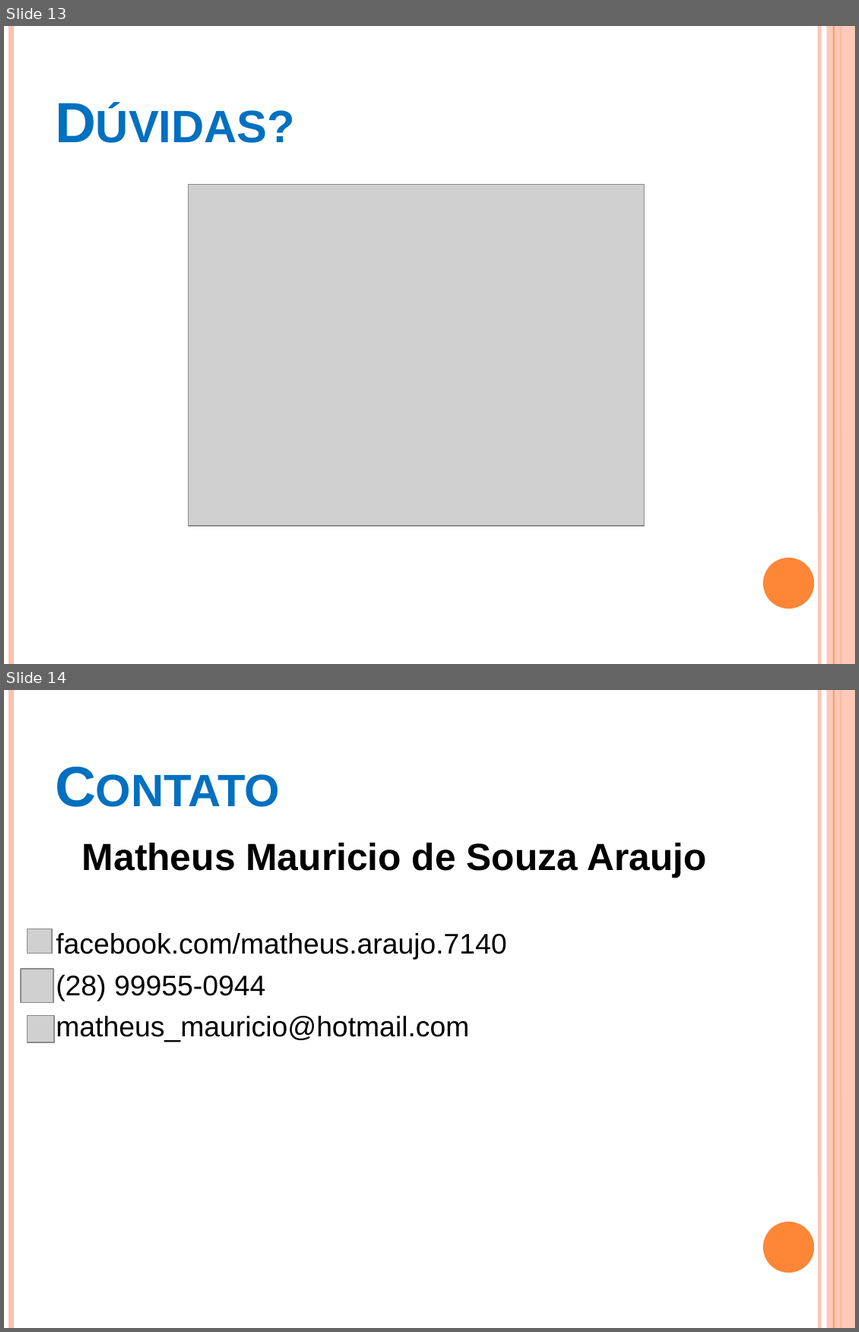
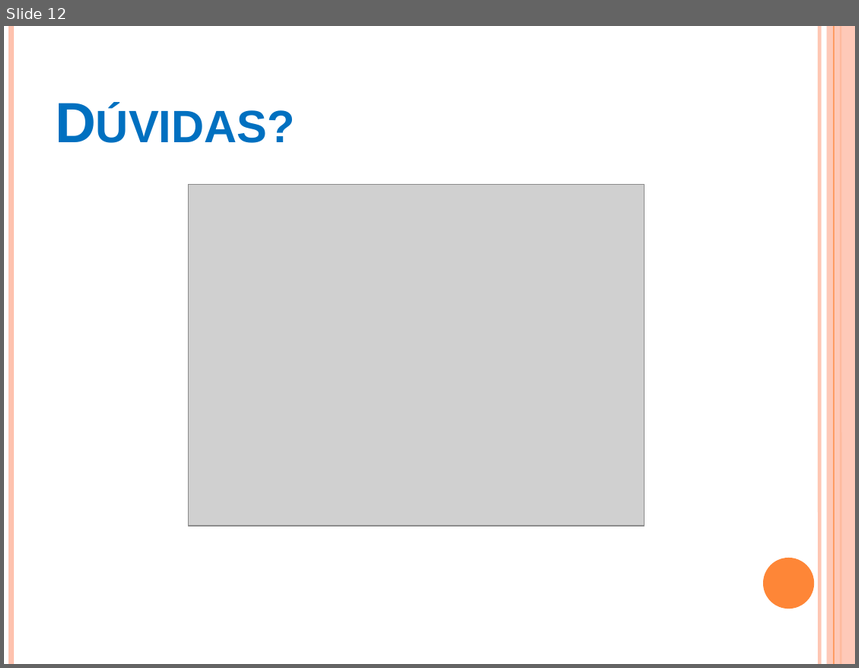
Before and after one commit to matheusmauricio/TCC, a slide deck: Outros/slide.pptx. Shown one above the other, each under a label of ours: slides 13 and 14 before the commit, slide 12 after it. The pictures are 859x1332 and 859x668 pixels, drawn with LibreOffice and Linux fonts; fonts in the diff are those of the drawing; grey boxes stand for pictures. Boxes give left, top, right and bottom in pixels: in the first picture for what was removed or moved away, otherwise in the second. Text is boxed around its words. In the diff, an @@ line names an element or a change of style, - is before the commit and + after.

```diff
--- a/Outros/slide.pptx
+++ b/Outros/slide.pptx
@@ slide 14 removed at [4,690,855,1328], background #FFFFFF; not listed: 6 template elements that a slide beside it also shows @@
@@ title removed at [47,716,742,822] @@
-Contato
@@ text removed at [56,843,707,1042] @@
-Matheus Mauricio de Souza Araujo
-facebook.com/matheus.araujo.7140
-(28) 99955-0944
-matheus_mauricio@hotmail.com
@@ picture removed at [28,929,53,954] @@
@@ picture removed at [21,969,53,1002] @@
@@ picture removed at [28,1016,54,1043] @@
@@ what was slide 13 is now slide 12 @@
```
Also in this commit, not shown: 2 slides changed, 1 other slide removed, 6 other files.
